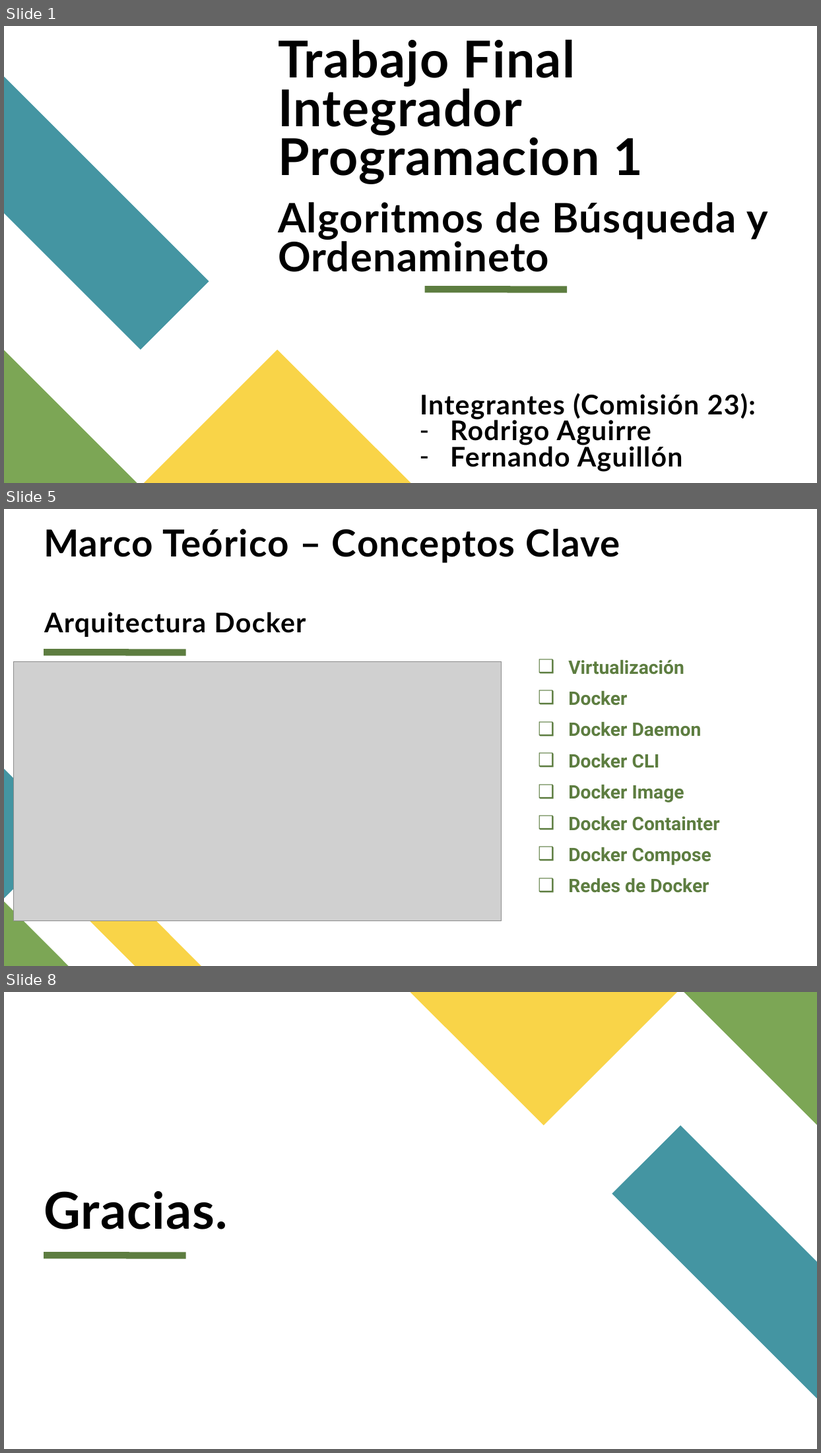
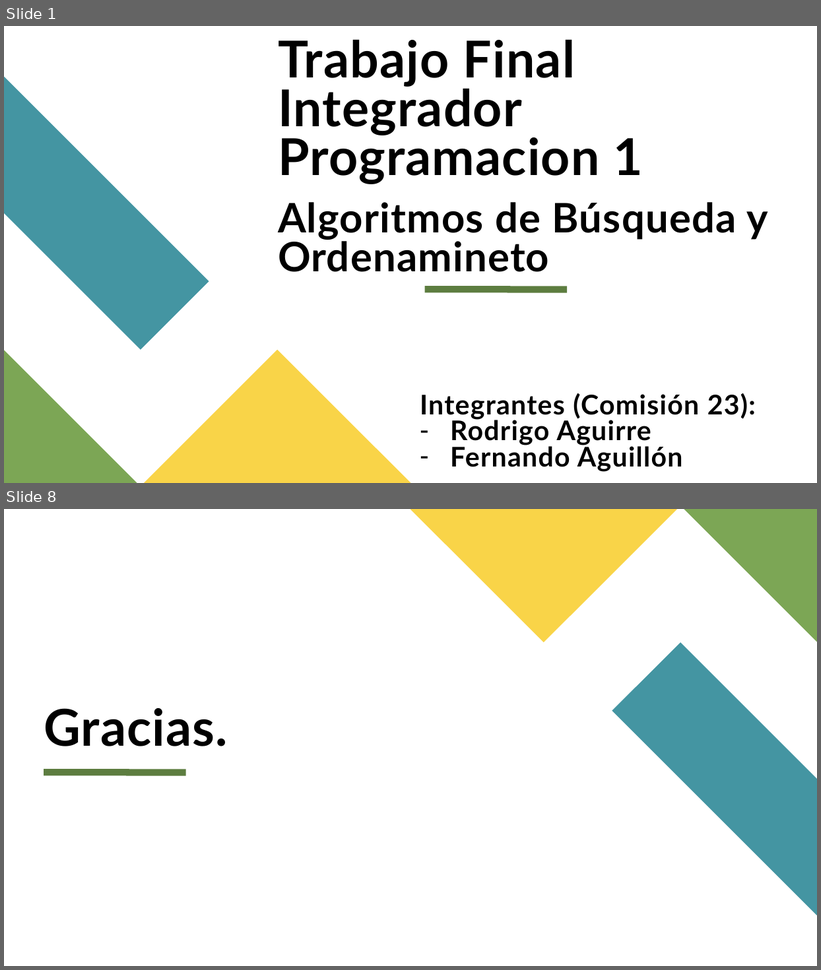
Before and after one commit to raguirre-wsc/UTN-TUPaD-P1, a slide deck: Trabajo Final Integrador Programación 1/Programacion 1 - TP Final Integrador - Rodrigo Aguirre y Fernando Aguillón.pptx. Shown one above the other, each under a label of ours: slides 1, 5 and 8 before the commit, slides 1 and 8 after it; the slides between them are not shown. The pictures are 821x1453 and 821x970 pixels, drawn with LibreOffice and Linux fonts; fonts in the diff are those of the drawing; grey boxes stand for pictures. Boxes give left, top, right and bottom in pixels: in the first picture for what was removed or moved away, otherwise in the second. Text is boxed around its words. In the diff, an @@ line names an element or a change of style, - is before the commit and + after.

```diff
--- a/Trabajo Final Integrador Programación 1/Programacion 1 - TP Final Integrador - Rodrigo Aguirre y Fernando Aguillón.pptx
+++ b/Trabajo Final Integrador Programación 1/Programacion 1 - TP Final Integrador - Rodrigo Aguirre y Fernando Aguillón.pptx
@@ slide 5 removed at box(4, 509, 817, 966), background #FFFFFF @@
@@ title removed at box(44, 529, 620, 563) @@
-Marco Teórico – Conceptos Clave
@@ text removed at box(44, 612, 306, 637) @@
-Arquitectura Docker
@@ picture removed at box(13, 661, 502, 921) @@
@@ line removed from (44, 652) to (186, 652) @@
@@ text removed at box(568, 660, 720, 893) @@
-❑ Virtualización
-❑ Docker
-❑ Docker Daemon
-❑ Docker CLI
-❑ Docker Image
-❑ Docker Containter
-❑ Docker Compose
-❑ Redes de Docker
@@ freeform shape removed at box(4, 770, 69, 899) @@
@@ freeform shape removed at box(69, 867, 201, 966) @@
@@ freeform shape removed at box(4, 902, 69, 966) @@
```
Also in this commit, not shown: 3 slides changed, 3 slides added, 2 other slides removed, 4 other files.
